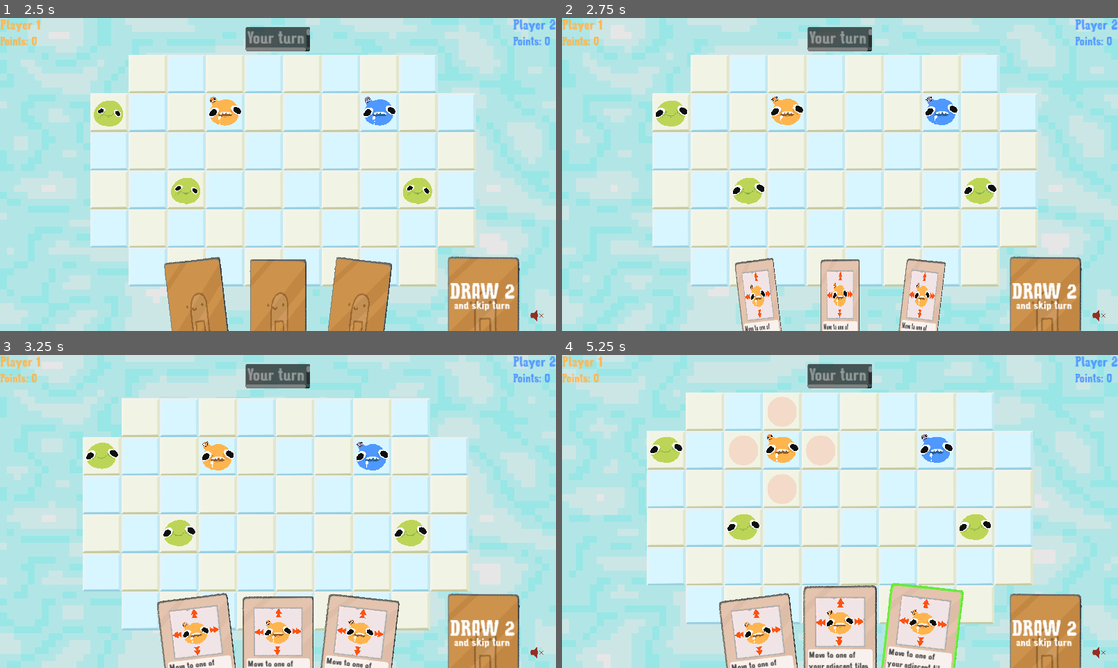
Above: before the commit, frames 1-4 (two rows, left to right).
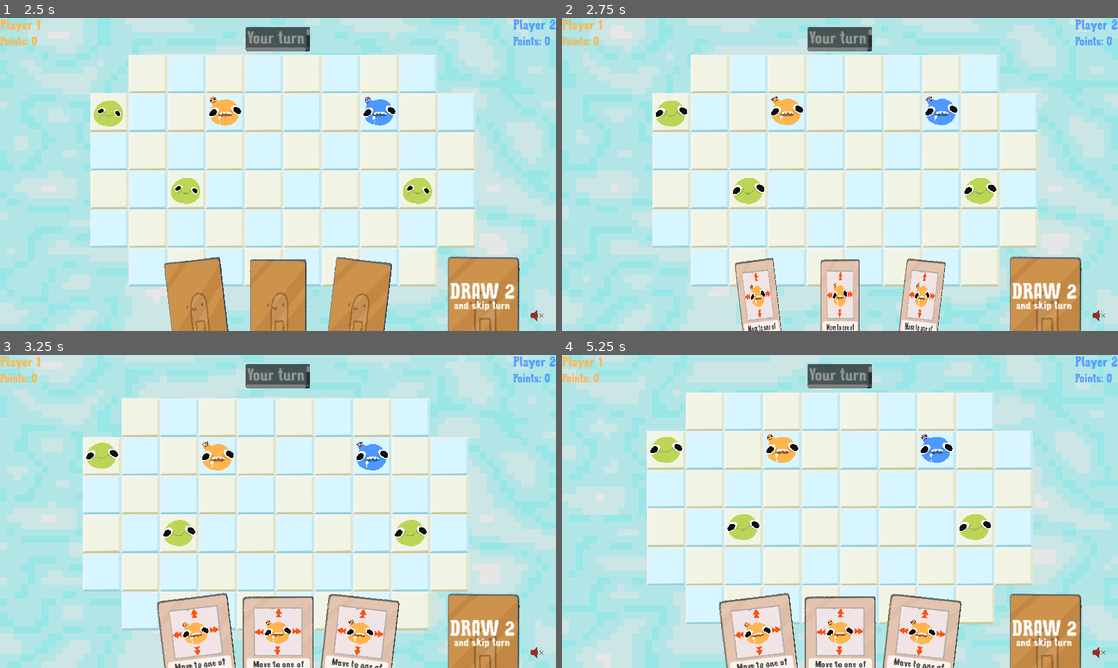
Above: after the commit, the same moments.

Repository: patator62180/GDWL_67
Game: Godot game, scene res://scenes/main/main.tscn
The game is run twice, just before and just after one commit, with the same random seed, the same clock (stepped at 60 frames per second) and the same inputs.
Inputs (mouse positions are in pixels of both pictures, inside the frame that each line leads up to):
- Up to frame 1 (2.5 s): click "[FAKE] Start as player (local)" at 0.5 s; click (328, 274) at 1.27 s; type "12" at 1.35 s; click "PLAY LOCAL" at 2 s
- Up to frame 2 (2.75 s): no input
- Up to frame 3 (3.25 s): tap Enter (ui_accept) at 2.75 s; drag from (278, 511) to (333, 442) at 2.77 s
- Up to frame 4 (5.25 s): drag from (762, 655) to (812, 574) at 3.52 s; move the mouse to (840, 655) at 4.27 s; hold Right (right) 4.28-5 s; click (840, 655) at 4.42 s; drag from (917, 655) to (673, 464) at 5.02 s

Frame 1 is identical in both runs. In frame 2, 0.2% of the frame differs, in the area x 32-67%, y 97-100%; in frame 3, 0.4%; in frame 4, 5.7%, in the area x 30-73%, y 13-100%.

Commit message:
PRETTY CARDS

Diff:
--- a/scenes/cards/card.gd
+++ b/scenes/cards/card.gd
@@ -6,7 +6,7 @@
 
 @export var outline : Control
 @export var icon : TextureRect
-@export var description : Label
+@export var description : RichTextLabel
 @export var animation_player : AnimationPlayer
 @export var background_texture_rect: TextureRect
 @export var selected_color = Color(0.4, 1, 0.2, 0.85)
@@ -26,7 +26,7 @@
 func init(_resource : Resource):
     resource = _resource
     icon.set_texture(resource.icon)
-    description.text = resource.description
+    description.text = "[center]" + resource.description + "[/center]"
 
 func _process(delta):
     #this makes the card go up and down over time
--- a/scenes/cards/card.tscn
+++ b/scenes/cards/card.tscn
@@ -163,7 +163,7 @@
 script = ExtResource("1_7d03g")
 outline = NodePath("Background/Outline")
 icon = NodePath("Background/Icon")
-description = NodePath("Background/PanelContainer/Label")
+description = NodePath("Background/PanelContainer/RichTextLabel")
 animation_player = NodePath("AnimationPlayer")
 background_texture_rect = NodePath("Background")
 
@@ -227,16 +227,12 @@
 mouse_filter = 2
 theme_override_styles/panel = SubResource("StyleBoxFlat_662w6")
 
-[node name="Label" type="Label" parent="Background/PanelContainer"]
-texture_filter = 2
-custom_minimum_size = Vector2(10, 100)
+[node name="RichTextLabel" type="RichTextLabel" parent="Background/PanelContainer"]
 layout_mode = 2
-size_flags_vertical = 0
 theme = ExtResource("5_6aixt")
-theme_override_colors/font_color = Color(0.0823529, 0.0823529, 0.0823529, 1)
-theme_override_font_sizes/font_size = 18
-autowrap_mode = 3
-clip_text = true
+theme_override_colors/default_color = Color(0.0823529, 0.0823529, 0.0823529, 1)
+theme_override_font_sizes/normal_font_size = 20
+bbcode_enabled = true
 
 [node name="CardBack" type="TextureRect" parent="Background"]
 visible = false
